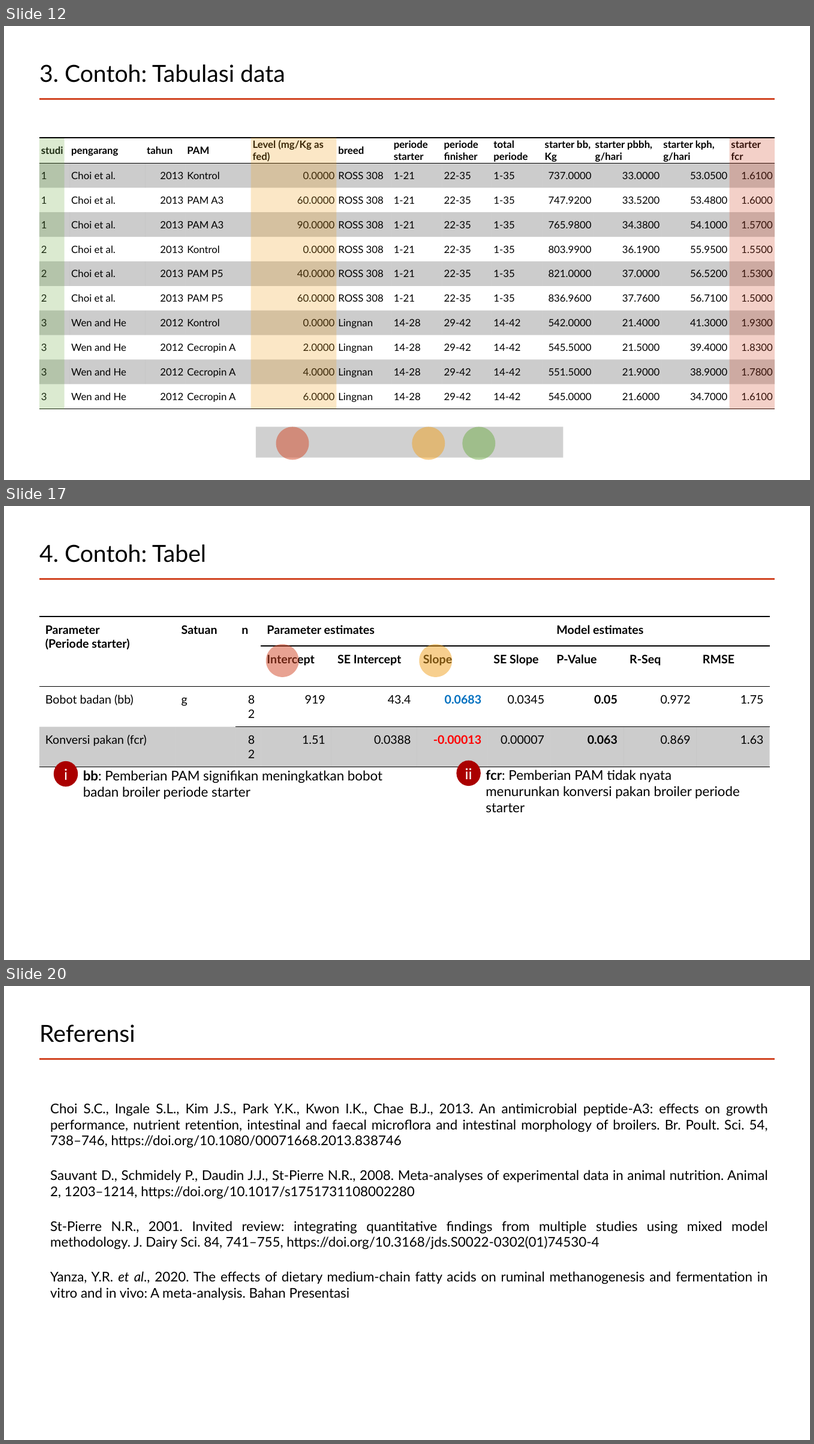
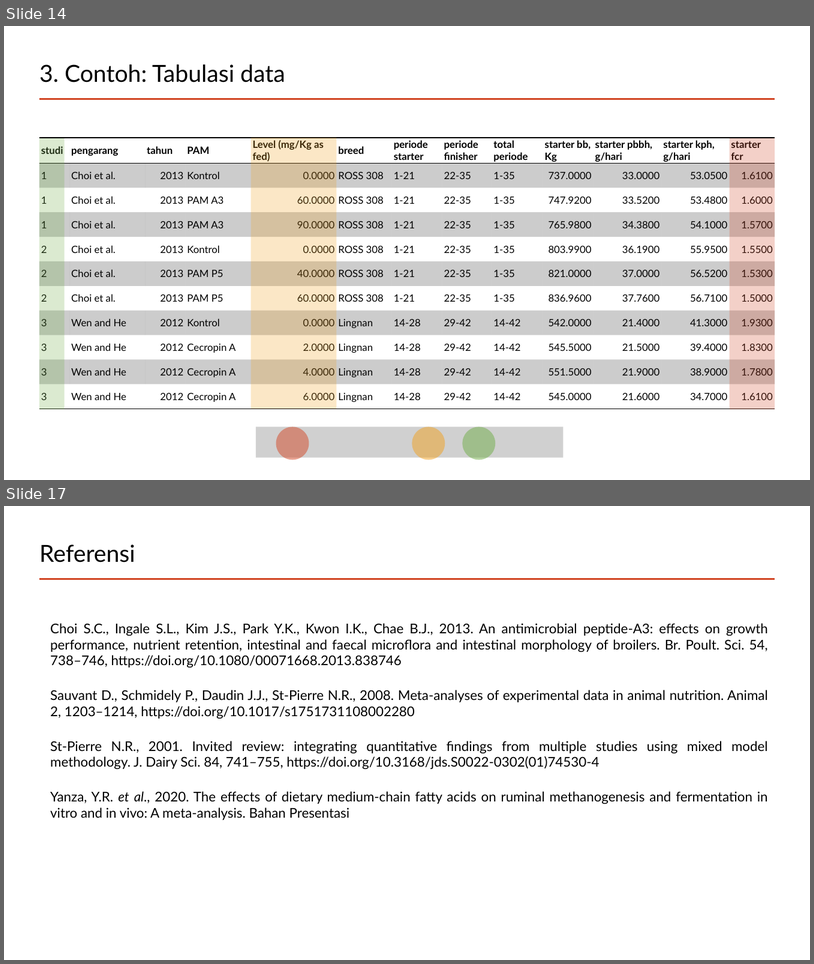
Before and after one commit to mohammad-miftakhus-sholikin/pelatihan-2020-metal, a slide deck: ch3_reference/2022__pendampingan/Presentation_2022__Sholikin_M1.pptx. Shown one above the other, each under a label of ours: slides 12, 17 and 20 before the commit, slides 14 and 17 after it; the slides between them are not shown. The pictures are 814x1444 and 814x964 pixels, drawn with LibreOffice and Linux fonts; fonts in the diff are those of the drawing; grey boxes stand for pictures. Boxes give left, top, right and bottom in pixels: in the first picture for what was removed or moved away, otherwise in the second. Text is boxed around its words. In the diff, an @@ line names an element or a change of style, - is before the commit and + after.

```diff
--- a/ch3_reference/2022__pendampingan/Presentation_2022__Sholikin_M1.pptx
+++ b/ch3_reference/2022__pendampingan/Presentation_2022__Sholikin_M1.pptx
@@ slide 17 removed at box(4, 506, 810, 960), background #FFFFFF; not listed: 1 template element that a slide beside it also shows @@
@@ title removed at box(39, 544, 206, 562) @@
-4. Contoh: Tabel
@@ table removed at box(39, 617, 771, 748), 4 rows, 10 columns @@
-Parameter / (Periode starter) | Satuan | n | Parameter estimates |  |  |  | Model estimates |  | 
- |  |  | Intercept | SE Intercept | Slope | SE Slope | P-Value | R-Seq | RMSE
-Bobot badan (bb) | g | 82 | 919 | 43.4 | 0.0683 | 0.0345 | 0.05 | 0.972 | 1.75
-Konversi pakan (fcr) |  | 82 | 1.51 | 0.0388 | -0.00013 | 0.00007 | 0.063 | 0.869 | 1.63
@@ ellipse removed at box(266, 644, 299, 676) @@
@@ ellipse removed at box(420, 644, 452, 676) @@
@@ ellipse removed at box(54, 760, 78, 786) @@
@@ text removed at box(64, 768, 68, 780) @@
-i
@@ text removed at box(83, 770, 383, 799) @@
-bb: Pemberian PAM signifikan meningkatkan bobot badan broiler periode starter
@@ ellipse removed at box(456, 760, 481, 786) @@
@@ text removed at box(465, 768, 473, 779) @@
-ii
@@ text removed at box(486, 769, 740, 812) @@
-fcr: Pemberian PAM tidak nyata menurunkan konversi pakan broiler periode starter
@@ what was slide 12 is now slide 14 @@
@@ what was slide 20 is now slide 17 @@
```
Also in this commit, not shown: 5 slides changed, 4 slides added, 7 other slides removed, 10 other files.
